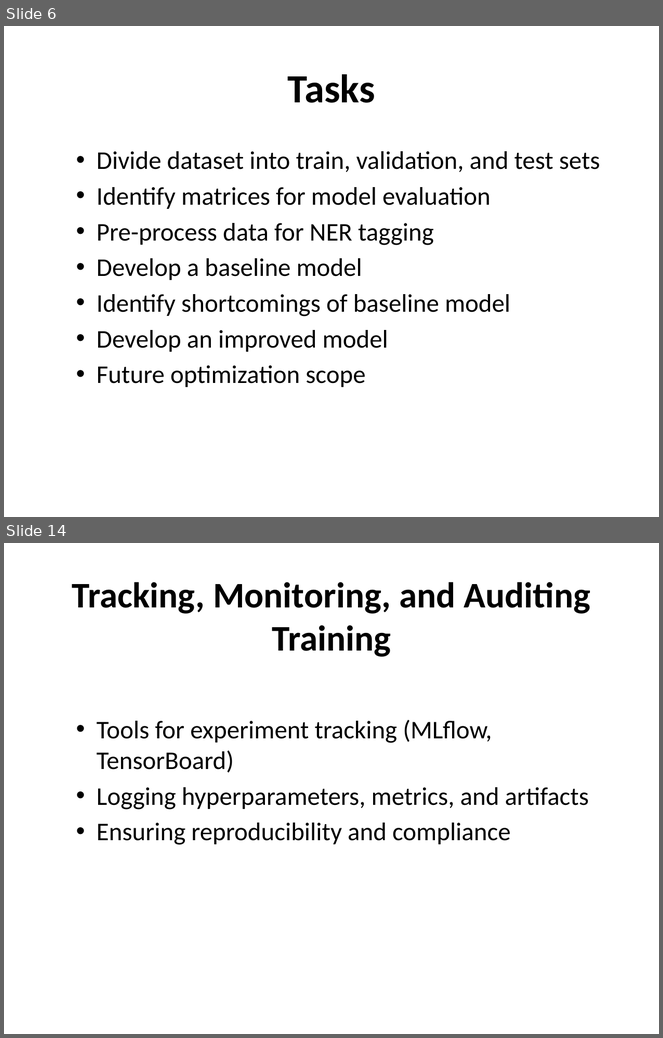
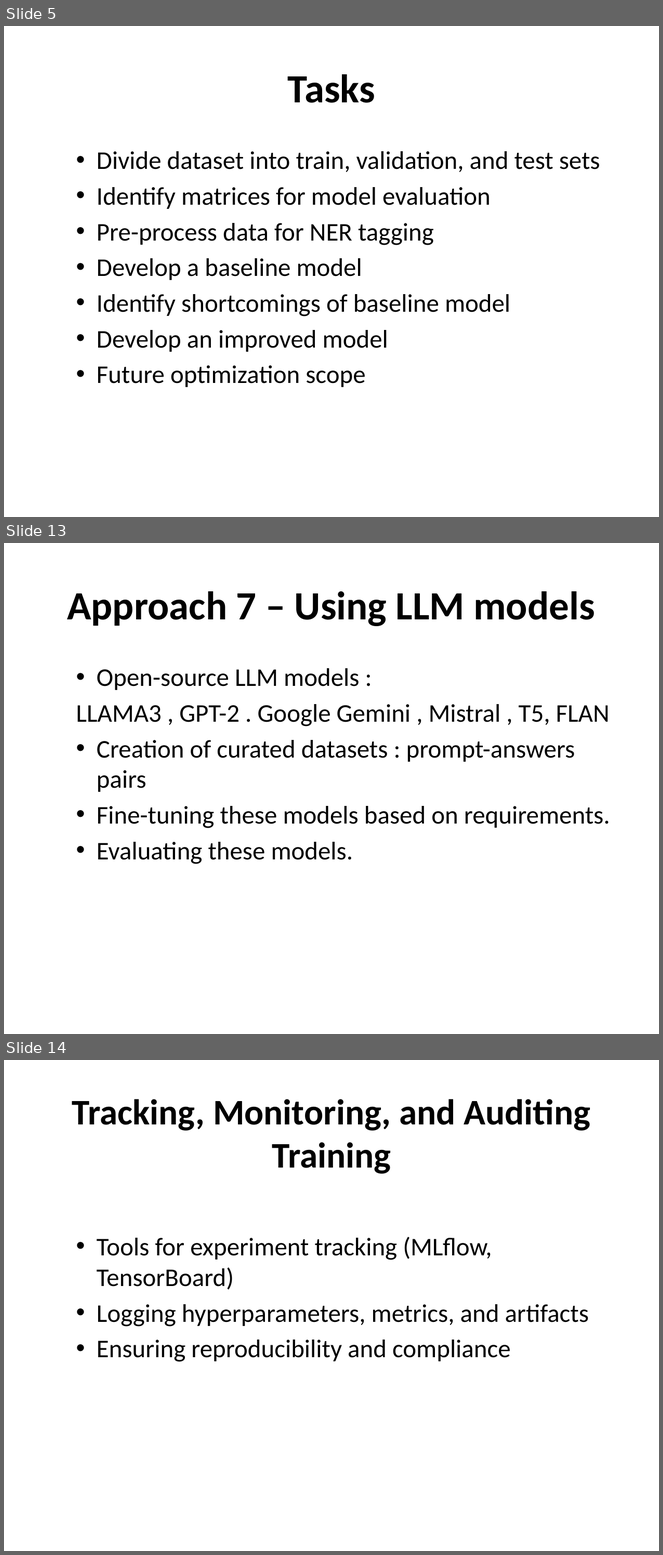
Before and after one commit to rahulbhoyar1995/NER-Case-Study, a slide deck: ner_presentation.pptx. Shown one above the other, each under a label of ours: slides 6 and 14 before the commit, slides 5, 13 and 14 after it; the slides between them are not shown. The pictures are 663x1038 and 663x1555 pixels, drawn with LibreOffice and Linux fonts; fonts in the diff are those of the drawing. Boxes give left, top, right and bottom in pixels: in the first picture for what was removed or moved away, otherwise in the second. Text is boxed around its words. In the diff, an @@ line names an element or a change of style, - is before the commit and + after.

```diff
--- a/ner_presentation.pptx
+++ b/ner_presentation.pptx
@@ slide 13 added at (4, 543, 659, 1034), background #FFFFFF @@
@@ title added at (67, 591, 595, 626), 44 pt, text #000000, bold @@
+Approach 7 – Using LLM models
@@ text added at (76, 668, 610, 864), 28 pt, text #000000 @@
+  • Open-source LLM models :
+  LLAMA3 , GPT-2 . Google Gemini , Mistral , T5, FLAN
+  • Creation of curated datasets : prompt-answers pairs
+  • Fine-tuning these models based on requirements.
+  • Evaluating these models.
@@ what was slide 6 is now slide 5 @@
```
Also in this commit, not shown: 3 slides changed, 8 other slides added, 7 slides removed.
